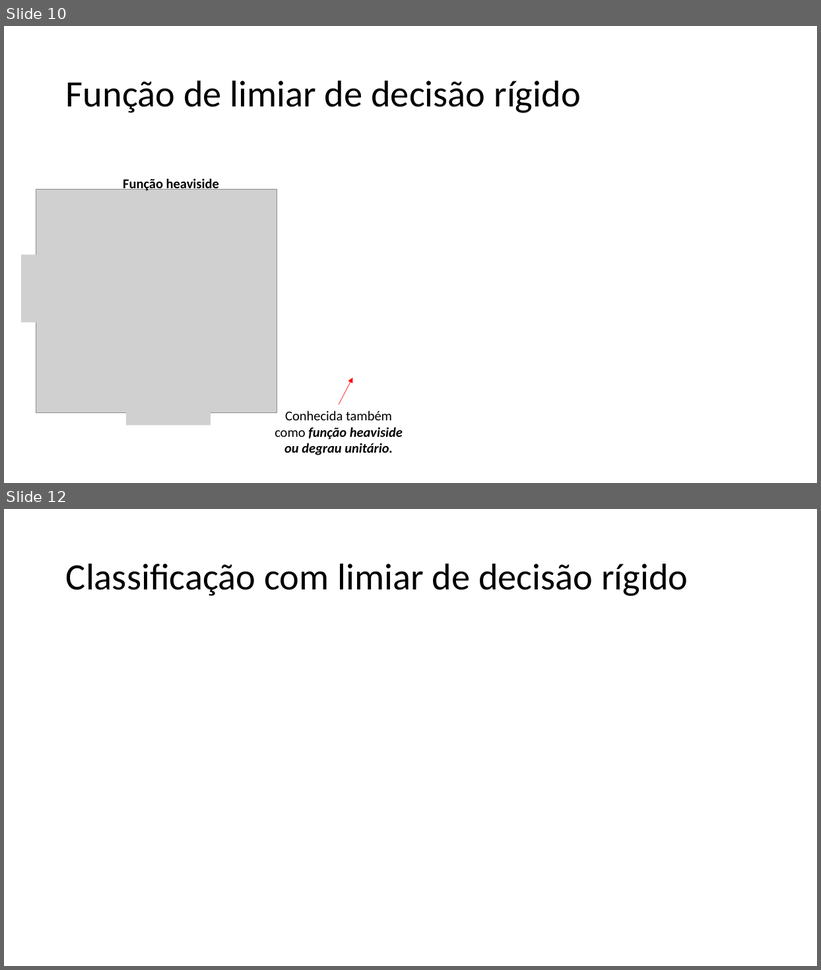
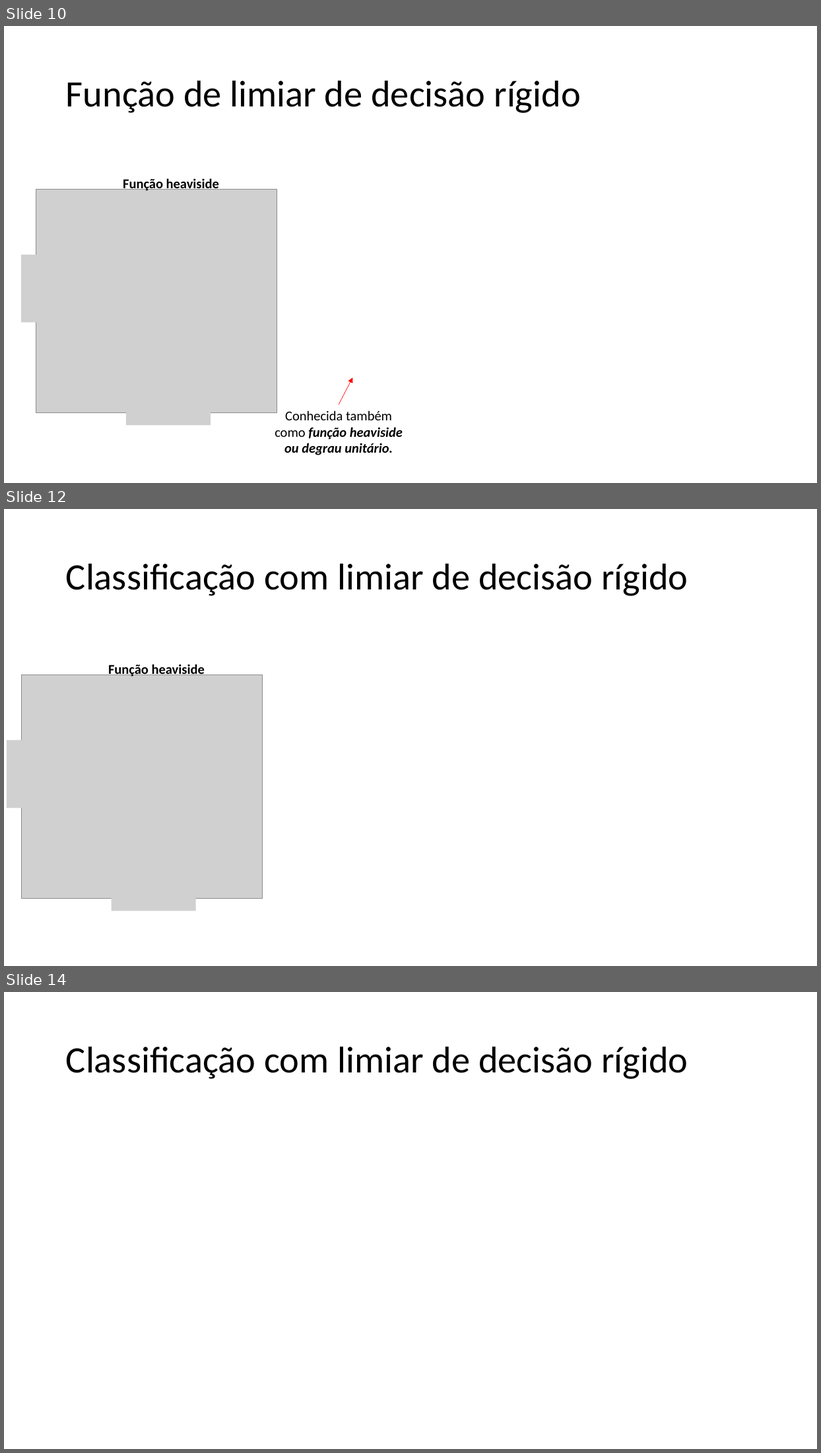
Before and after one commit to zz4fap/t320_aprendizado_de_maquina, a slide deck: slides/T320_Classificação (Parte II).pptx. Shown one above the other, each under a label of ours: slides 10 and 12 before the commit, slides 10, 12 and 14 after it; the slides between them are not shown. The pictures are 821x970 and 821x1453 pixels, drawn with LibreOffice and Linux fonts; fonts in the diff are those of the drawing; grey boxes stand for pictures. Boxes give left, top, right and bottom in pixels: in the first picture for what was removed or moved away, otherwise in the second. Text is boxed around its words. In the diff, an @@ line names an element or a change of style, - is before the commit and + after.

```diff
--- a/slides/T320_Classificação (Parte II).pptx
+++ b/slides/T320_Classificação (Parte II).pptx
@@ slide 12 added at box(4, 509, 817, 966), background #FFFFFF @@
@@ title added at box(66, 563, 688, 596), 44 pt, text #000000 @@
+Classificação com limiar de decisão rígido
@@ group added at box(7, 663, 263, 911): 3 pictures, 1 text @@
+Função heaviside
@@ what was slide 12 is now slide 14 @@
```
Also in this commit, not shown: 2 slides changed, 1 other slide added, 1 other file.
